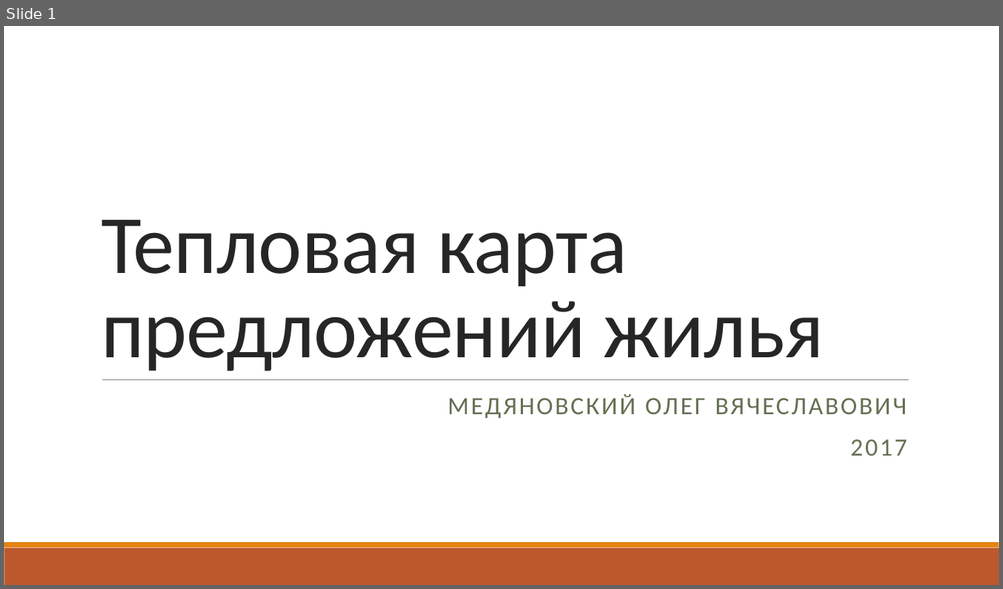
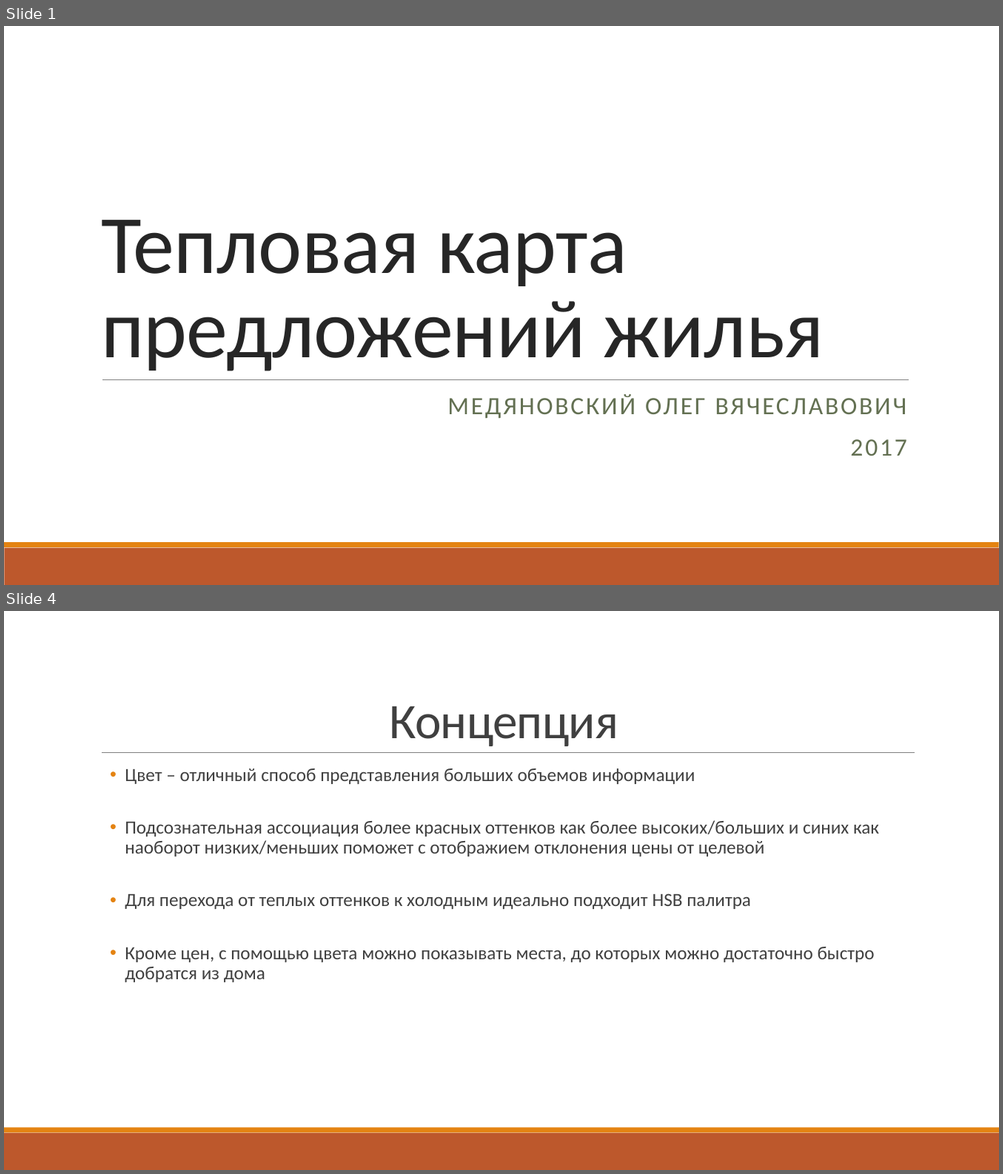
Before and after one commit to Zettroke/PropertyHeatMap, a slide deck: Презентация/Тепловая карта предложений жилья.pptx. Shown one above the other, each under a label of ours: slide 1 before the commit, slides 1 and 4 after it; the slides between them are not shown. The pictures are 1003x589 and 1003x1174 pixels, drawn with LibreOffice and Linux fonts; fonts in the diff are those of the drawing. Boxes give left, top, right and bottom in pixels: in the first picture for what was removed or moved away, otherwise in the second. Text is boxed around its words. In the diff, an @@ line names an element or a change of style, - is before the commit and + after.

```diff
--- a/Презентация/Тепловая карта предложений жилья.pptx
+++ b/Презентация/Тепловая карта предложений жилья.pptx
@@ slide 4 added at (4,611,999,1170), background #FFFFFF; not listed: 2 template elements that a slide beside it also shows @@
@@ title added at (389,706,618,746), 48 pt, text #404040 @@
+Концепция
@@ line added from (102, 753) to (915, 753), #808080 0.5 pt @@
@@ text added at (125,769,879,982), 18 pt, text #404040 @@
+  • Цвет – отличный способ представления больших объемов информации
+  • Подсознательная ассоциация более красных оттенков как более высоких/больших и синих как наоборот низких/меньших поможет с отображием отклонения цены от целевой
+  • Для перехода от теплых оттенков к холодным идеально подходит HSB палитра
+  • Кроме цен, с помощью цвета можно показывать места, до которых можно достаточно быстро добратся из дома
```
Also in this commit, not shown: 2 slides changed, 12 other slides added, 2 slides removed, 8 other files.
